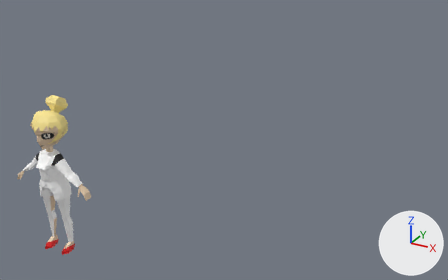
The Blender file src/assets/TKD_girl_4.blend: old version first, new version second.
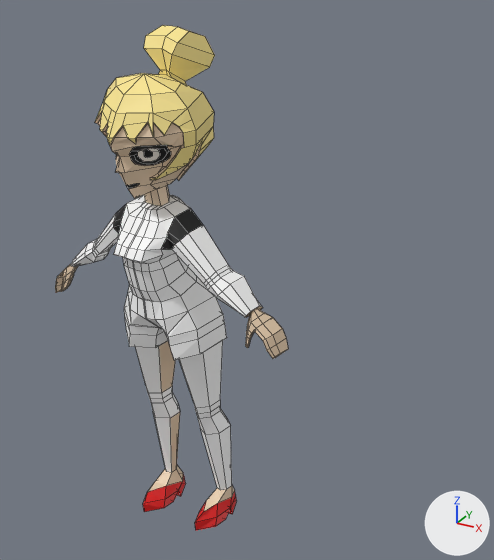
There are two pictures of each version: one whole from a camera (50 mm lens) standing at (6.16, -5.97, 5.4) and looking at (0.83, 3.72, 0.55), one close up on the part from 0% to 35% of the width and 31% to 94% of the height. Arrows for +X, +Y and +Z are at lower right; the lights stay in place. The close-ups show mesh edges as thin lines.
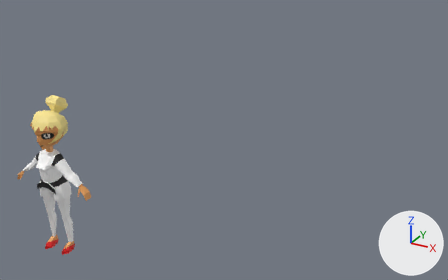
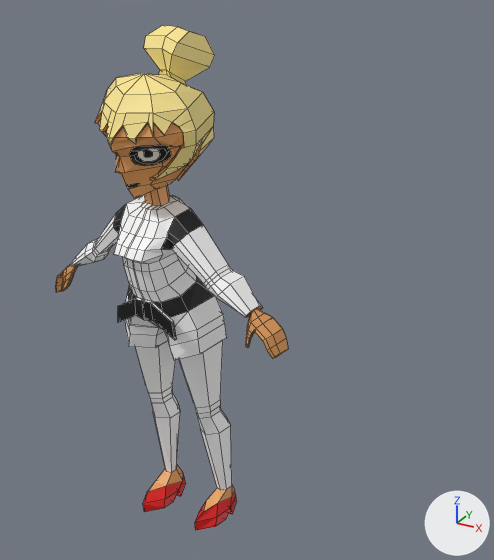
Location of each change, (x1, y1, x2, y2) in pixels of the close-ups (494 x 560 px):
```json
{"object": "Sphere", "change": "recoloured, reshaped", "before": [55, 25, 288, 531], "after": [55, 25, 288, 531]}
{"part": 1, "of": "me_sphere_001", "change": "built on", "before": [138, 298, 155, 320], "after": [118, 298, 177, 340]}
{"part": 2, "of": "me_sphere_001", "change": "recoloured", "before": [159, 341, 180, 472], "after": [159, 341, 180, 472]}
{"part": 3, "of": "me_sphere_001", "change": "recoloured", "before": [128, 276, 214, 317], "after": [128, 276, 214, 317], "on screen": "white to black"}
```

Edits to the scene script, one JSON object a line:
```json
{"op": "set", "path": "mat_skin.base_color", "old": "(0.807, 0.617, 0.429)", "new": "(0.807, 0.358, 0.111)", "note": "beige #e8ceaf -> orange #e8a15e"}
{"block": "me_sphere_001", "where": "# used by ob_sphere; location = (0.006, 0.0, 0.0)"}
{"op": "remove", "block": "me_sphere_001", "code": "me_sphere_001.from_pydata(...)  # 529 vertices, 406 faces, 3 loose edges; spans x -3.77..0.69, y -0.26..7.45, z 0.01..2.41"}
{"op": "add", "block": "me_sphere_001", "code": "me_sphere_001.from_pydata(...)  # 539 vertices, 416 faces, 3 loose edges; spans x -3.77..0.69, y -0.26..7.45, z 0.01..2.41"}
{"block": "me_sphere_001", "change": "me_sphere_001 part 1"}
{"block": "me_sphere_001", "change": "1 face is deleted"}
{"block": "me_sphere_001", "change": "10 vertices are added at x 0.0..0.18, y -0.19..-0.17, z 1.05..1.21"}
{"block": "me_sphere_001", "change": "7 new faces join them, mat_jacket_whte (white #fefefe)"}
{"block": "me_sphere_001", "change": "4 new faces join them, mat_black (black #030303)"}
{"block": "me_sphere_001", "change": "me_sphere_001 part 2: 2 faces spanning x 0.05..0.15, y -0.07..0.07, z 0.14..0.9 switch from mat_skin (beige #e8ceaf) to mat_jacket_whte (white #fefefe)"}
{"block": "me_sphere_001", "change": "me_sphere_001 part 3: 6 faces spanning x 0.0..0.19, y -0.17..0.18, z 1.12..1.27 switch from mat_jacket_whte (white #fefefe) to mat_black (black #030303)"}
```
